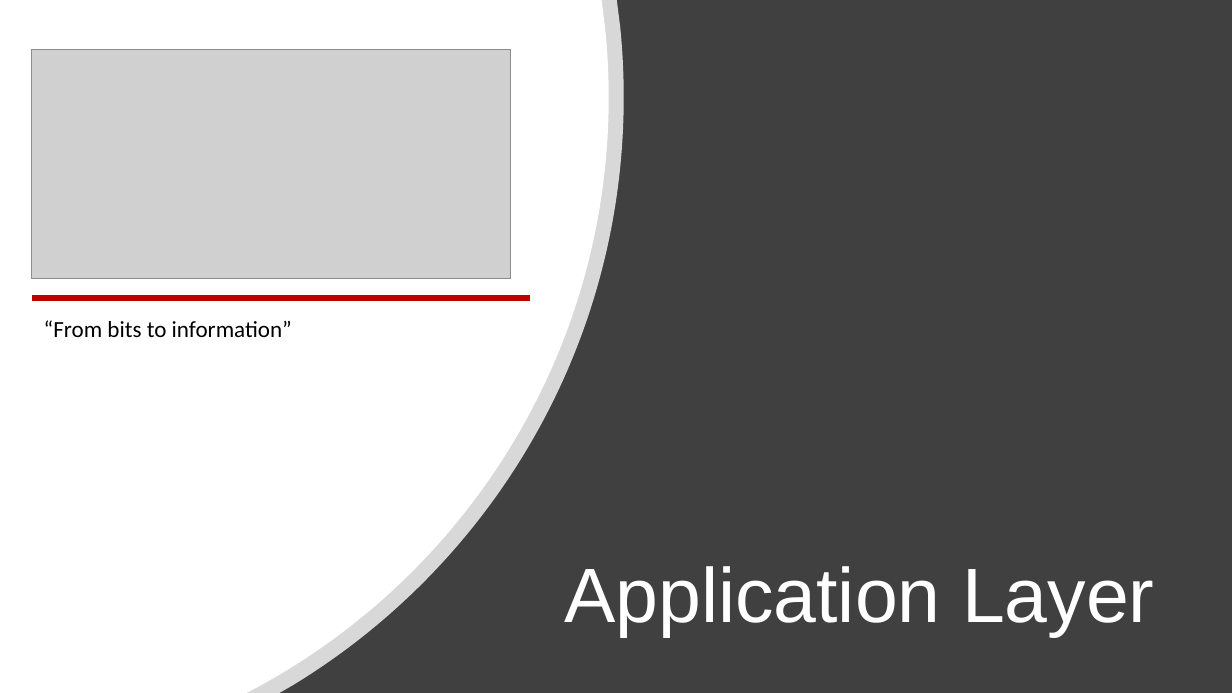
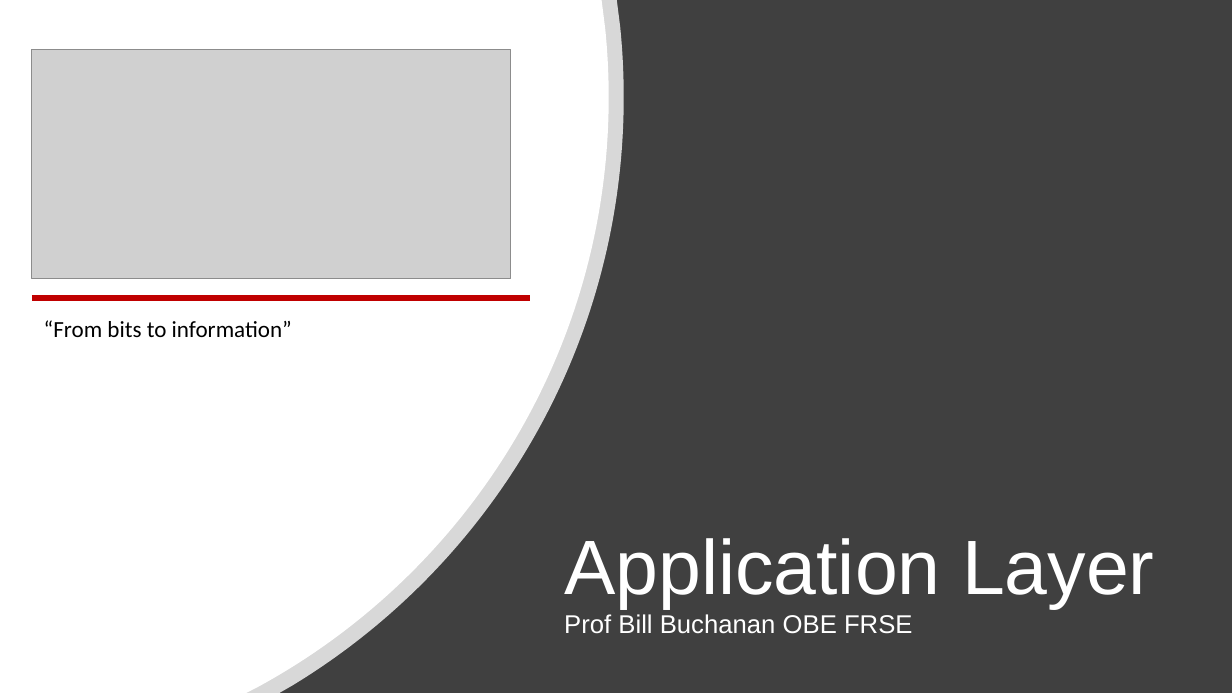
Before and after one commit to billbuchanan/csn09112, a slide deck: slide 28 of week08_network_forensics/lecture/unit10_networks.pptx (slide 27 before the commit). Drawn at 1232x693 pixels with LibreOffice and Linux fonts; fonts in the diff are those of the drawing; grey boxes stand for pictures. Boxes give left, top, right and bottom in pixels: in the first picture for what was removed or moved away, otherwise in the second. Text is boxed around its words. In the diff, an @@ line names an element or a change of style, - is before the commit and + after.

```diff
--- a/week08_network_forensics/lecture/unit10_networks.pptx
+++ b/week08_network_forensics/lecture/unit10_networks.pptx
@@ title at [564, 538, 1155, 634]: text changed; size 60 to 20 pt @@
-Application Layer
+Application Layer
+Prof Bill Buchanan OBE FRSE
```
Also in this commit, not shown: 11 other slides changed, 1 slide added, 2 other files.
